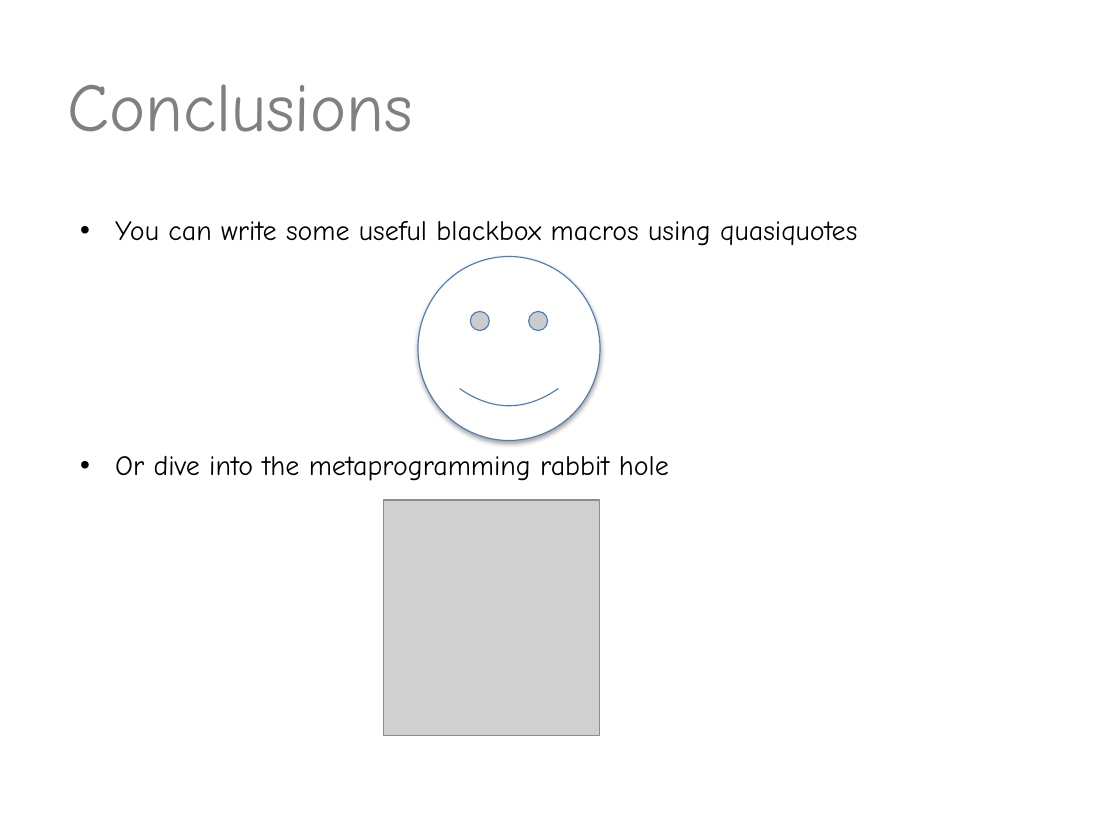
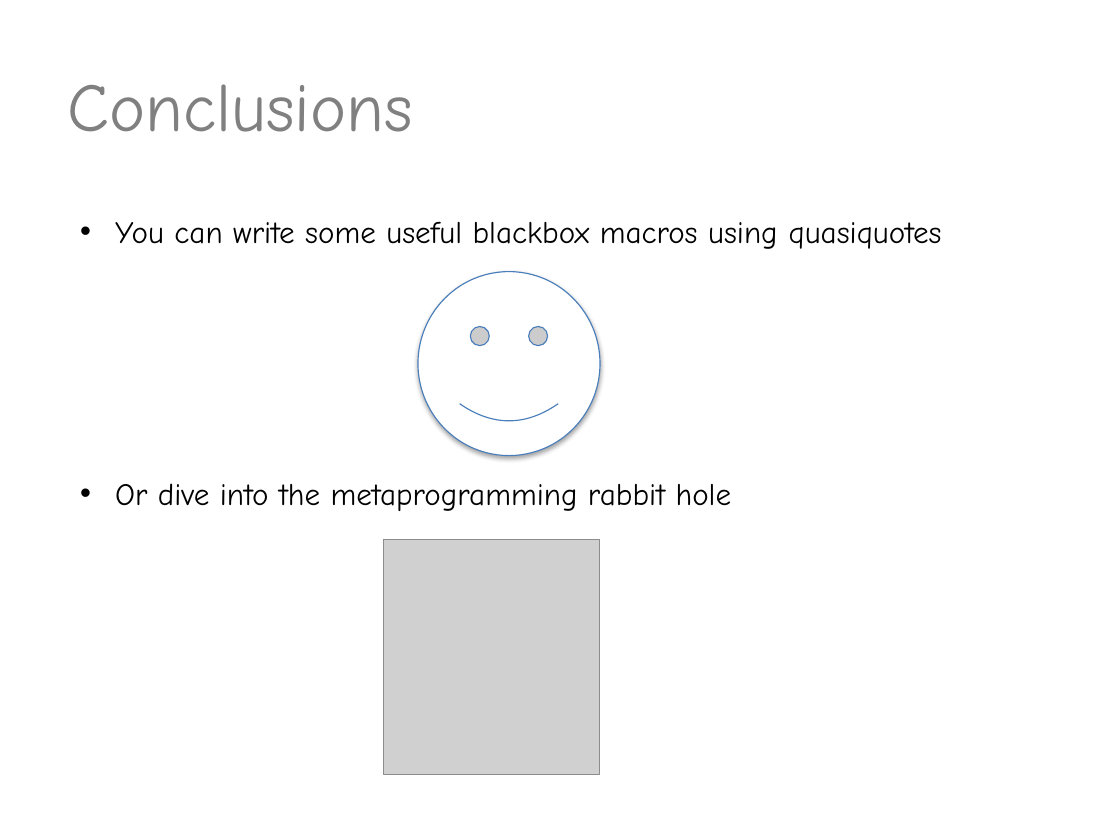
Before and after one commit to valdisxp1/scala-metaprograming-fun, a slide deck: slide 17 of Scala_metaprogramming.pptx. Drawn at 1120x840 pixels with LibreOffice and Linux fonts; fonts in the diff are those of the drawing; grey boxes stand for pictures. Boxes give left, top, right and bottom in pixels: in the first picture for what was removed or moved away, otherwise in the second. Text is boxed around its words. In the diff, an @@ line names an element or a change of style, - is before the commit and + after.

```diff
--- a/Scala_metaprogramming.pptx
+++ b/Scala_metaprogramming.pptx
@@ text "You can write some useful ..." at <box>115,221,942,511</box>: size 18 to 20 pt @@
@@ smiley face: place and size @@
-smiley face at <box>418,256,599,440</box>
+smiley face at <box>418,271,599,455</box>
@@ picture: place and size @@
-picture at <box>383,500,599,735</box>
+picture at <box>383,539,599,774</box>
```
Also in this commit, not shown: 2 other slides changed.
